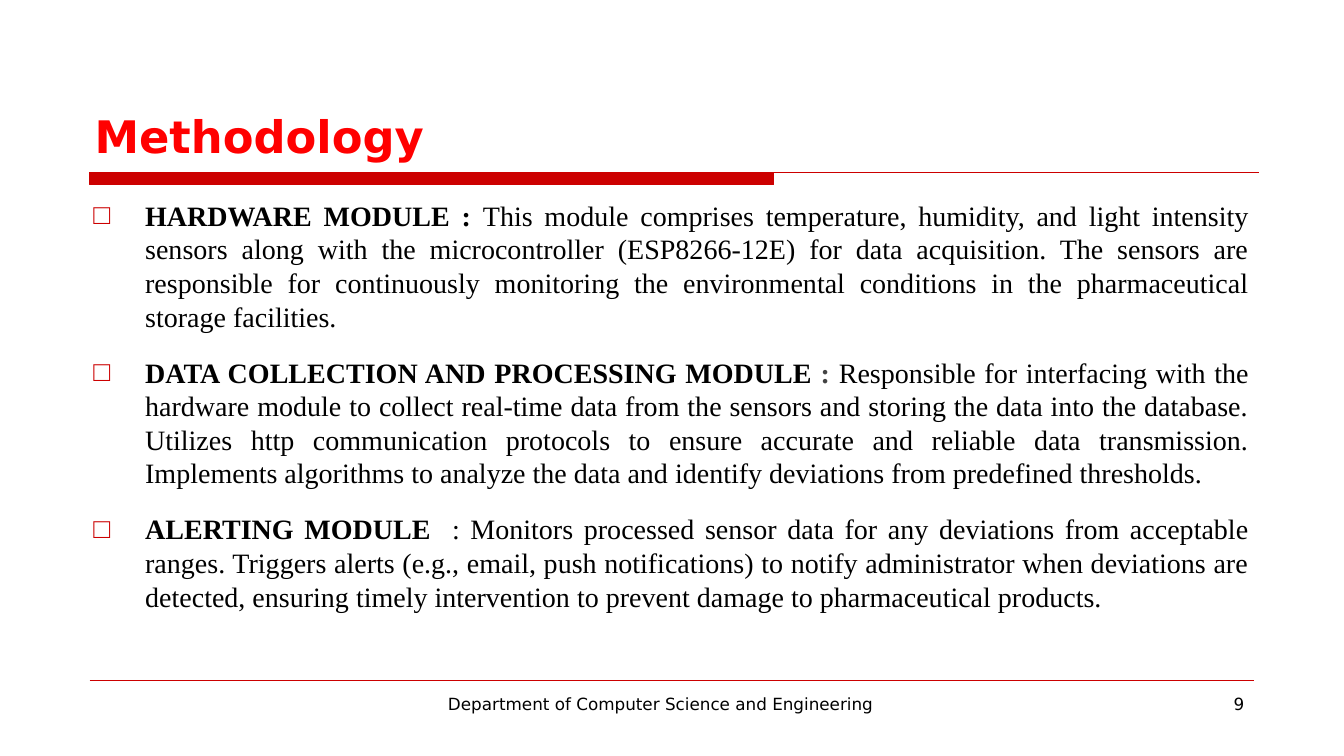
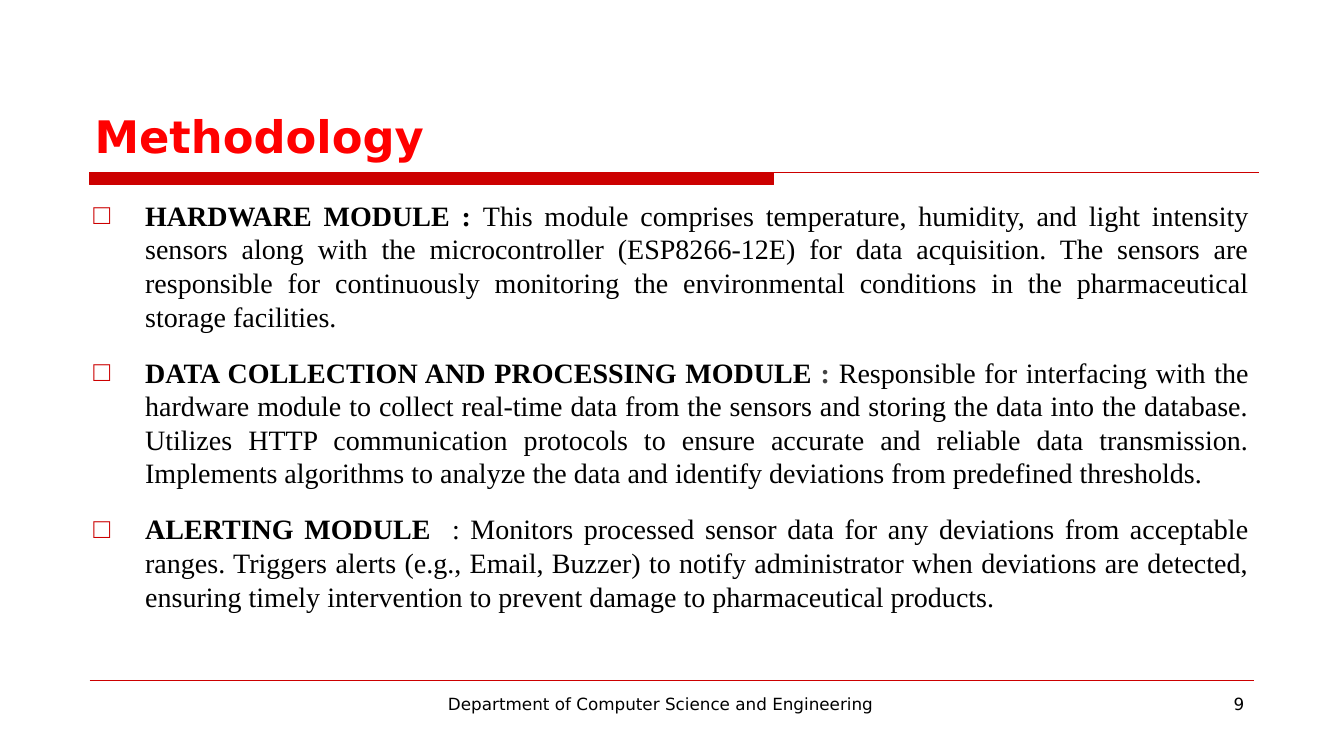
Before and after one commit to hayagreevanv-rec/210701080-CS19P11-IOT-Lab, a slide deck: slide 9 of Mini Project/PPT/IOT Presentation Final.pptx. Drawn at 1344x756 pixels with LibreOffice and Linux fonts; fonts in the diff are those of the drawing; background and template pictures are left out. Boxes give left, top, right and bottom in pixels: in the first picture for what was removed or moved away, otherwise in the second. Text is boxed around its words. In the diff, an @@ line names an element or a change of style, - is before the commit and + after.

Commit message:
PPT

```diff
--- a/Mini Project/PPT/IOT Presentation Final.pptx
+++ b/Mini Project/PPT/IOT Presentation Final.pptx
@@ text at (145,363,1248,612): text changed @@
-□ DATA COLLECTION AND PROCESSING MODULE : Responsible for interfacing with the hardware module to collect real-time data from the sensors and storing the data into the database. Utilizes http communication protocols to ensure accurate and reliable data transmission. Implements algorithms to analyze the data and identify deviations from predefined thresholds.
-□ ALERTING MODULE : Monitors processed sensor data for any deviations from acceptable ranges. Triggers alerts (e.g., email, push notifications) to notify administrator when deviations are detected, ensuring timely intervention to prevent damage to pharmaceutical products.
+□ DATA COLLECTION AND PROCESSING MODULE : Responsible for interfacing with the hardware module to collect real-time data from the sensors and storing the data into the database. Utilizes HTTP communication protocols to ensure accurate and reliable data transmission. Implements algorithms to analyze the data and identify deviations from predefined thresholds.
+□ ALERTING MODULE : Monitors processed sensor data for any deviations from acceptable ranges. Triggers alerts (e.g., Email, Buzzer) to notify administrator when deviations are detected, ensuring timely intervention to prevent damage to pharmaceutical products.
```
Also in this commit, not shown: 2 other slides changed.
